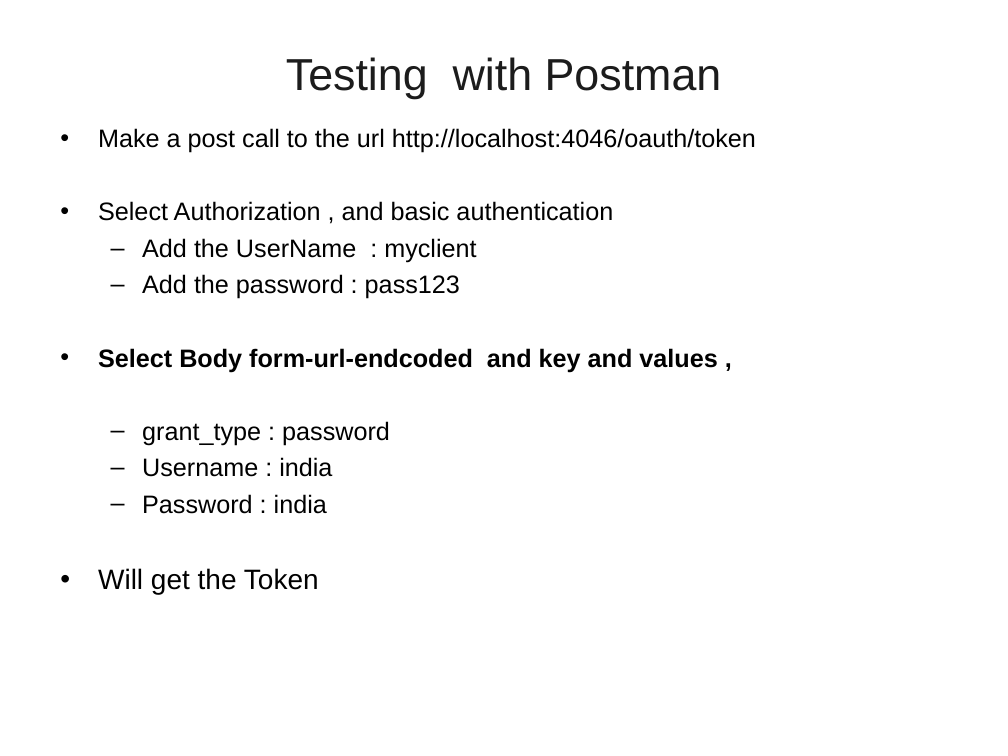
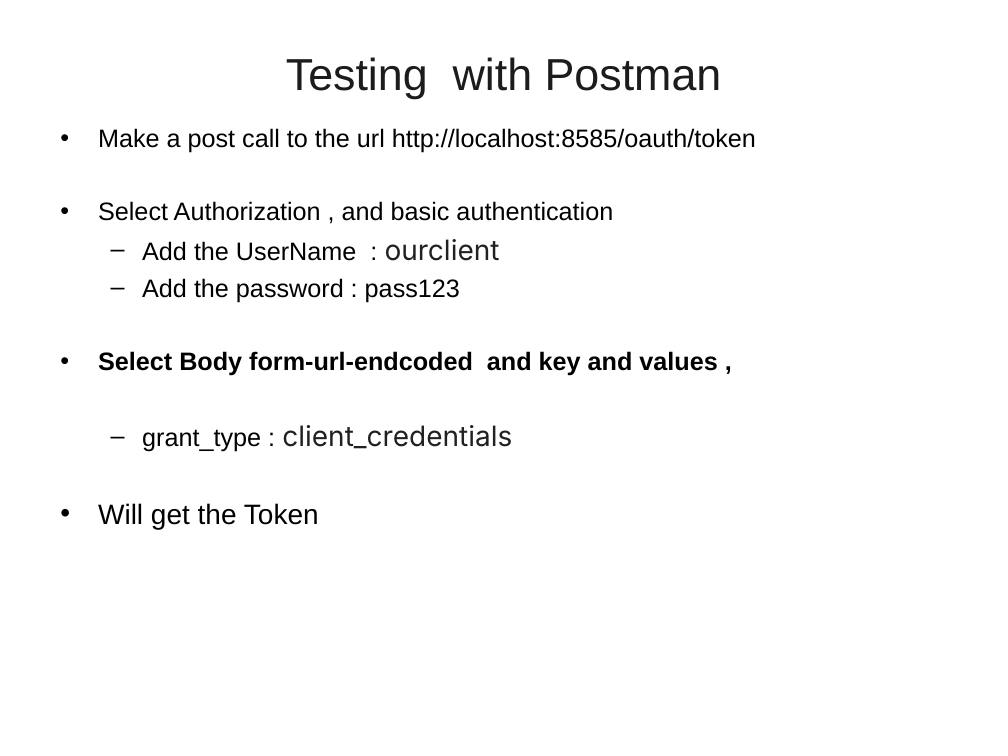
Before and after one commit to vatsanTraining/freshers_dec_2021, a slide deck: slide 48 of MicroService_Module_2.ppt (slide 68 before the commit). Drawn at 1008x756 pixels with LibreOffice and Linux fonts; fonts in the diff are those of the drawing; background and template pictures are left out. Boxes give left, top, right and bottom in pixels: in the first picture for what was removed or moved away, otherwise in the second. Text is boxed around its words. In the diff, an @@ line names an element or a change of style, - is before the commit and + after.

```diff
--- a/MicroService_Module_2.ppt
+++ b/MicroService_Module_2.ppt
@@ text at (98,128,756,153): text changed @@
-• Make a post call to the url http://localhost:4046/oauth/token
+• Make a post call to the url http://localhost:8585/oauth/token
@@ text at (142,239,500,261): text changed @@
-  – Add the UserName : myclient
+  – Add the UserName : ourclient
@@ text at (142,425,512,452): text changed; size 18 to 20 pt; font Arial to Inter; text colour #000000 to #212121 @@
-  – grant_type : password
-  – Username : india
-  – Password : india
+  – grant_type : client_credentials
```
Also in this commit, not shown: 12 other slides changed, 22 slides added, 34 slides removed.
